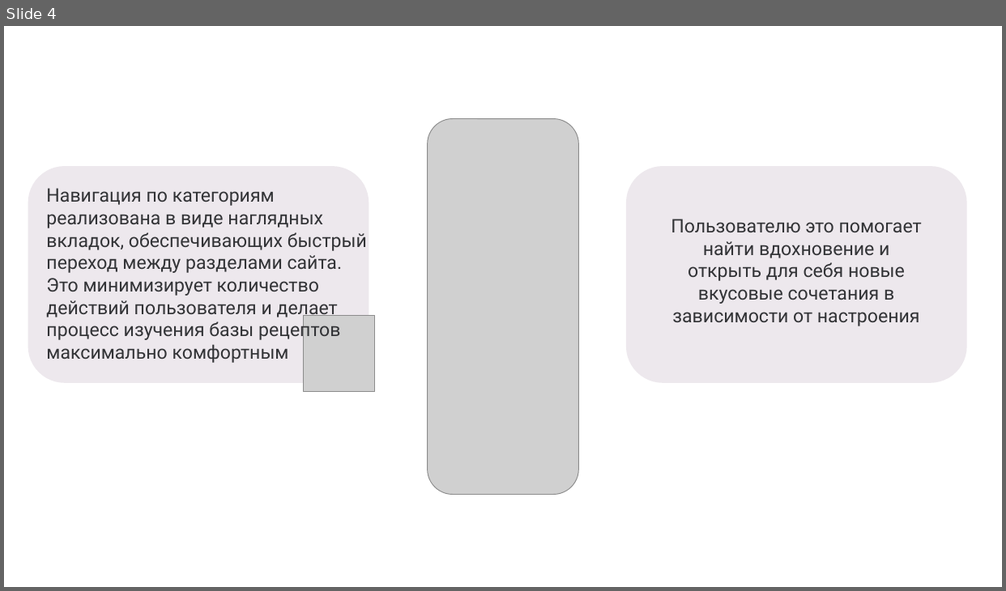
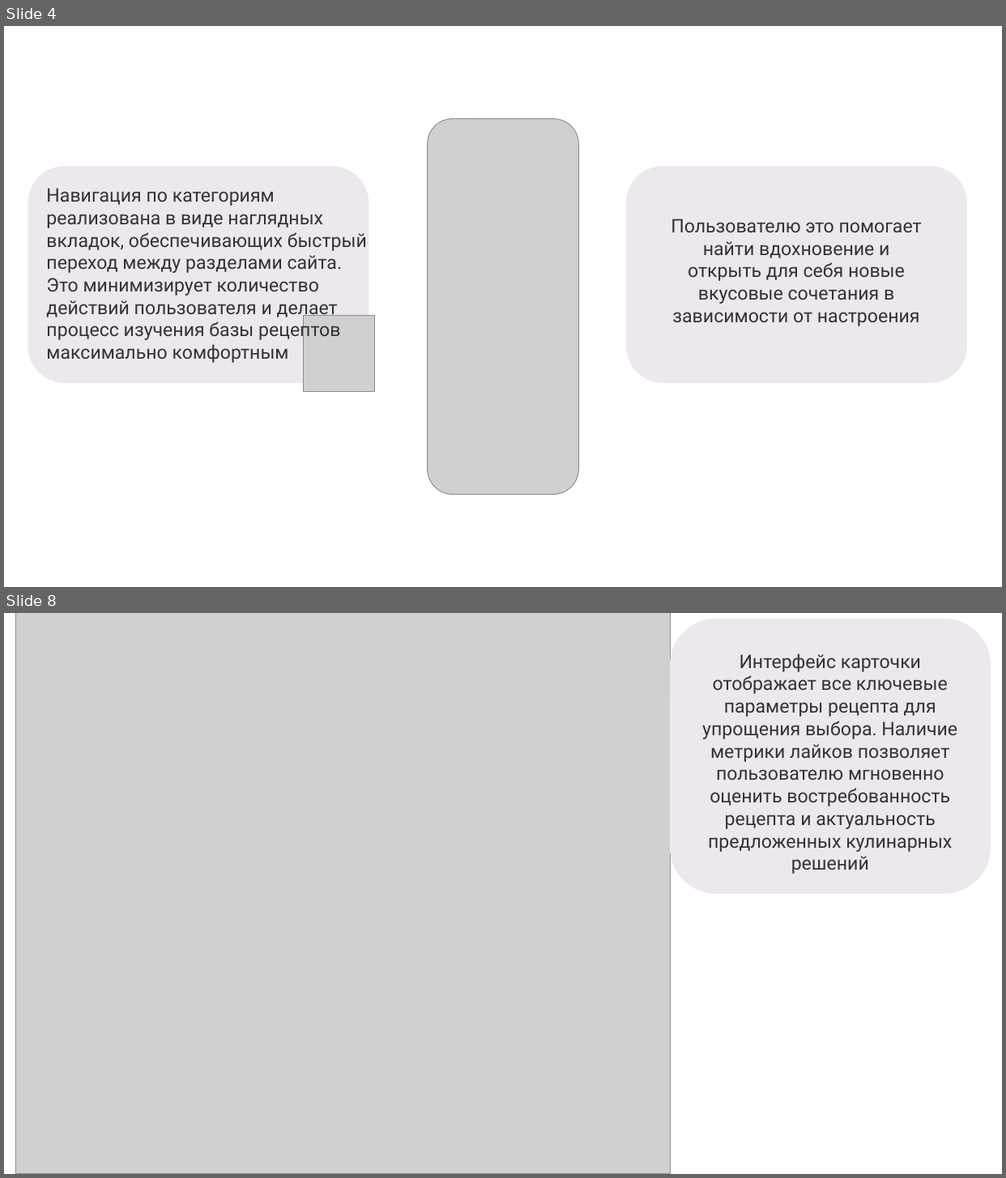
Before and after one commit to alinabobob/cibo, a slide deck: ProtectionProject/presentation/Presentation.pptx. Shown one above the other, each under a label of ours: slide 4 before the commit, slides 4 and 8 after it; the slides between them are not shown. The pictures are 1006x591 and 1006x1178 pixels, drawn with LibreOffice and Linux fonts; fonts in the diff are those of the drawing; grey boxes stand for pictures. Boxes give left, top, right and bottom in pixels: in the first picture for what was removed or moved away, otherwise in the second. Text is boxed around its words. In the diff, an @@ line names an element or a change of style, - is before the commit and + after.

```diff
--- a/ProtectionProject/presentation/Presentation.pptx
+++ b/ProtectionProject/presentation/Presentation.pptx
@@ slide 8 added at <box>4,613,1002,1174</box>, background #FFFFFF @@
@@ picture added at <box>16,613,671,1174</box> @@
@@ rounded rectangle added at <box>671,619,990,893</box>, fill #EDE8ED, outline #EDE8ED 1.5 pt @@
@@ text added at <box>702,653,957,874</box>, 18 pt, text #323336 @@
+Интерфейс карточки отображает все ключевые параметры рецепта для упрощения выбора. Наличие метрики лайков позволяет пользователю мгновенно оценить востребованность рецепта и актуальность предложенных кулинарных решений
```
Also in this commit, not shown: 1 slide changed, 7 other slides added, 12 other files.
